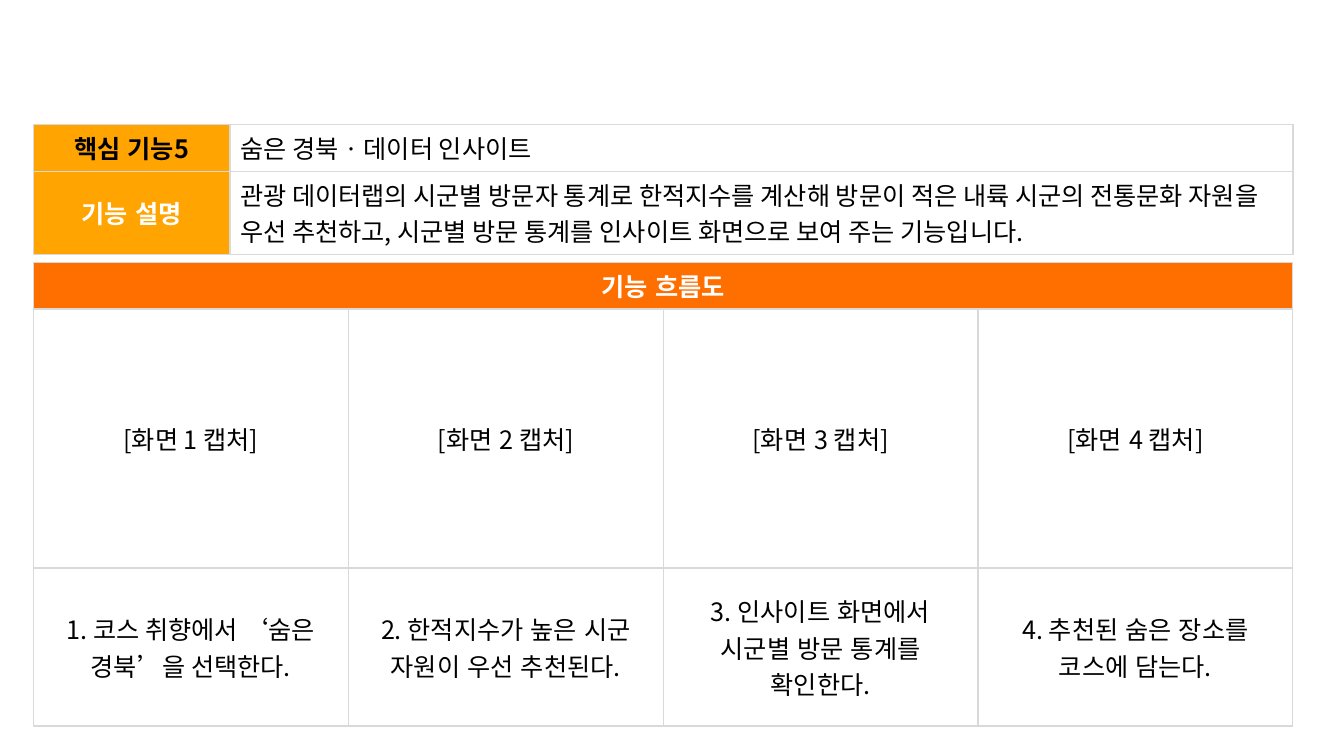
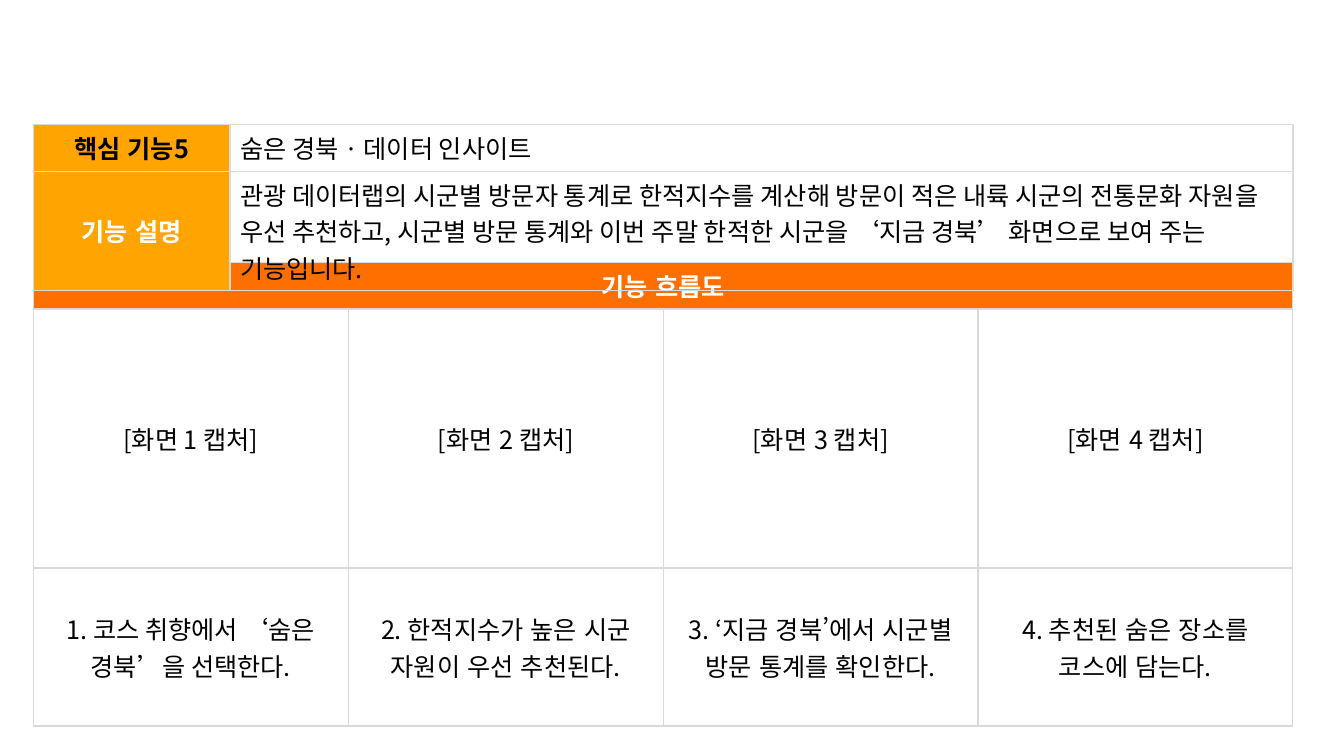
Before and after one commit to simsohyeon/StayMaru, a slide deck: slide 10 of doc/공모전/쉼마루_서비스소개서_v5.pptx. Drawn at 1344x756 pixels with LibreOffice and Linux fonts; fonts in the diff are those of the drawing; background and template pictures are left out. Boxes give left, top, right and bottom in pixels: in the first picture for what was removed or moved away, otherwise in the second. Text is boxed around its words. In the diff, an @@ line names an element or a change of style, - is before the commit and + after.

```diff
--- a/doc/공모전/쉼마루_서비스소개서_v5.pptx
+++ b/doc/공모전/쉼마루_서비스소개서_v5.pptx
@@ table at [33,125,1294,284] @@
-row 2, column 2: 관광 데이터랩의 시군별 방문자 통계로 한적지수를 계산해 방문이 적은 내륙 시군의 전통문화 자원을 우선 추천하고, 시군별 방문 통계를 인사이트 화면으로 보여 주는 기능입니다.
+row 2, column 2: 관광 데이터랩의 시군별 방문자 통계로 한적지수를 계산해 방문이 적은 내륙 시군의 전통문화 자원을 우선 추천하고, 시군별 방문 통계와 이번 주말 한적한 시군을 ‘지금 경북’ 화면으로 보여 주는 기능입니다.
@@ table at [33,262,1292,716] @@
-row 3, column 3: 3. 인사이트 화면에서 시군별 방문 통계를 확인한다.
+row 3, column 3: 3. ‘지금 경북’에서 시군별 방문 통계를 확인한다.
```
Also in this commit, not shown: 2 other slides changed, 3 other files.
